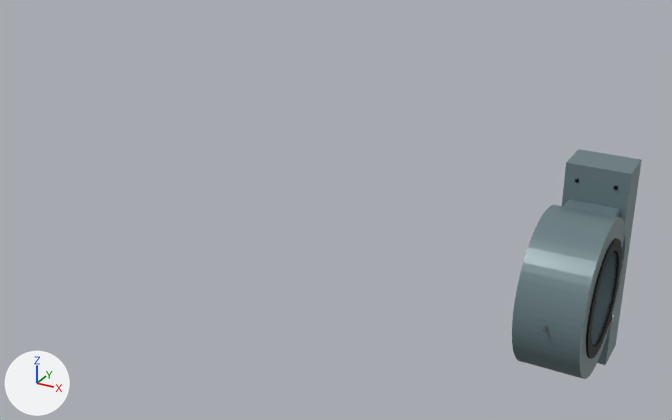
Before and after pictures for a commit that changed the glTF model models/main_shaft/main_bearing.glb.
Before and after are seen from a 50 mm lens placed at (1.46, -6.37, 3.43), pointed at (-2.21, 0.3, 0.09). Every picture has the same lights, and +X, +Y and +Z are marked at lower left. The older version comes first. Where no turn or scale is listed for an object, it has been applied to the vertices. Vertices at exactly the same position are counted once.

The scene before the commit, as lines of its bpy script (objects in view):
```python
me_cylinder = bpy.data.meshes.new('Cylinder')
me_cylinder.from_pydata(...)  # 1178 vertices, 2288 faces; spans x -0.27..0.29, y -0.67..0.8, z -0.85..0.85
# faces by material slot: [628, 1024, 160, 476]
me_cylinder.materials.append(mat_gear_paint)  # greyish cyan #6b7f85
me_cylinder.materials.append(mat_rubber)  # black #121212
me_cylinder.materials.append(mat_bolt_black)  # black #141417
me_cylinder.materials.append(mat_pipe_steel)  # grey #99999e
ob_main_bearing = bpy.data.objects.new('main_bearing', me_cylinder)
ob_main_bearing.location = (0.0, 0.0, 0.0)
```
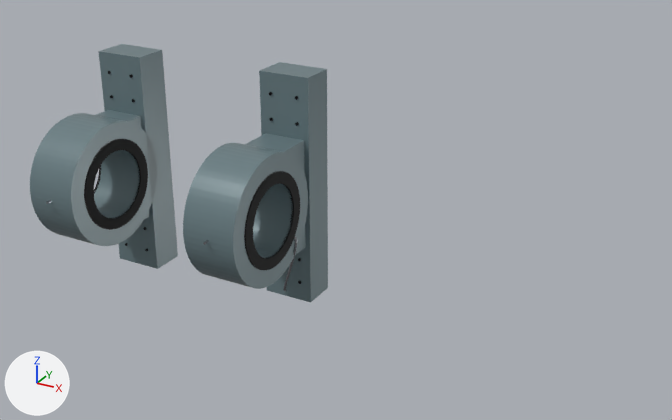
The change, as a list of edits to the scene's bpy script:
```text
Change me_cylinder:
    used by ob_main_bearing; location = (0.0, 0.0, 0.0)
    remove me_cylinder.from_pydata(...)  # 1178 vertices, 2288 faces; spans x -0.27..0.29, y -0.67..0.8, z -0.85..0.85
    add me_cylinder.from_pydata(...)  # 2200 vertices, 4288 faces; spans x -2.08..0.29, y -0.67..1.0, z -1.15..1.15
    me_cylinder part 1: a new loose piece, a box spanning x -0.26..0.26, y 0.65..1.0, z -1.15..1.15, in mat_gear_paint (greyish cyan #6b7f85)
    me_cylinder part 2: the loose piece of 54 vertices spanning x -0.2..0.2, y 0.24..0.8, z -0.55..0.55 is moved by (-1.8, 0.0, 0.0)
    me_cylinder part 3: a new loose piece, a box spanning x -2.06..-1.54, y 0.49..0.84, z -1.15..1.15, in mat_gear_paint (greyish cyan #6b7f85)
    me_cylinder part 4: the loose piece of 256 vertices spanning x -0.25..0.25, y -0.62..0.62, z -0.62..0.62 is rebuilt with 256 vertices and now spans x -0.26..0.26, y -0.62..0.62, z -0.62..0.62
    me_cylinder part 5: a new loose piece of 256 vertices spanning x -2.06..-1.54, y -0.62..0.62, z -0.62..0.62, in mat_gear_paint (greyish cyan #6b7f85)
    me_cylinder part 6: a new loose piece of 256 vertices spanning x 0.24..0.28, y -0.45..0.45, z -0.45..0.45, in mat_rubber (black #121212)
    me_cylinder part 7: a new loose piece of 256 vertices spanning x -2.08..-2.05, y -0.45..0.45, z -0.45..0.45, in mat_rubber (black #121212)
    me_cylinder part 8: a new loose piece of 256 vertices spanning x -1.55..-1.52, y -0.45..0.45, z -0.45..0.45, in mat_rubber (black #121212)
    me_cylinder part 9: 416 vertices removed from x -0.25..0.29, y -0.46..0.8, z -0.85..0.85; 206 vertices added at x -0.21..0.29, y 0.24..0.95, z -0.96..0.55
    other edits to the shape of me_cylinder do not show in these pictures
Change ob_main_bearing:
    ob_main_bearing.location: (0.0, 0.0, 0.0) -> (-2.95, 0.0, 0.0)
```

Where the change shows, as pixel boxes (x1, y1, x2, y2) in the pictures (672 x 420 px; the box of a moved part takes in the faces that stretch with it):
'main_bearing', reshaped, moved (128% wider, 12% taller)
    before: (512, 149, 642, 379)
    after: (30, 44, 328, 302)
part 1 of me_cylinder, added
    after: (259, 62, 328, 302)
part 2 of me_cylinder, moved or reshaped
    before: (564, 199, 620, 217)
    after: (96, 110, 149, 219)
part 3 of me_cylinder, added
    after: (98, 44, 178, 269)
part 4 of me_cylinder, rebuilt (11% wider, 16% shorter)
    before: (512, 205, 625, 379)
    after: (183, 143, 308, 289)
part 5 of me_cylinder, added
    after: (30, 113, 157, 246)
part 6 of me_cylinder, added (black)
    after: (244, 171, 300, 270)
part 7 of me_cylinder, added (mostly hidden)
    after: (94, 166, 101, 193)
part 8 of me_cylinder, added (black)
    after: (84, 139, 148, 230)
part 9 of me_cylinder, cut back
    before: (562, 149, 642, 365)
    after: (245, 133, 306, 291)
